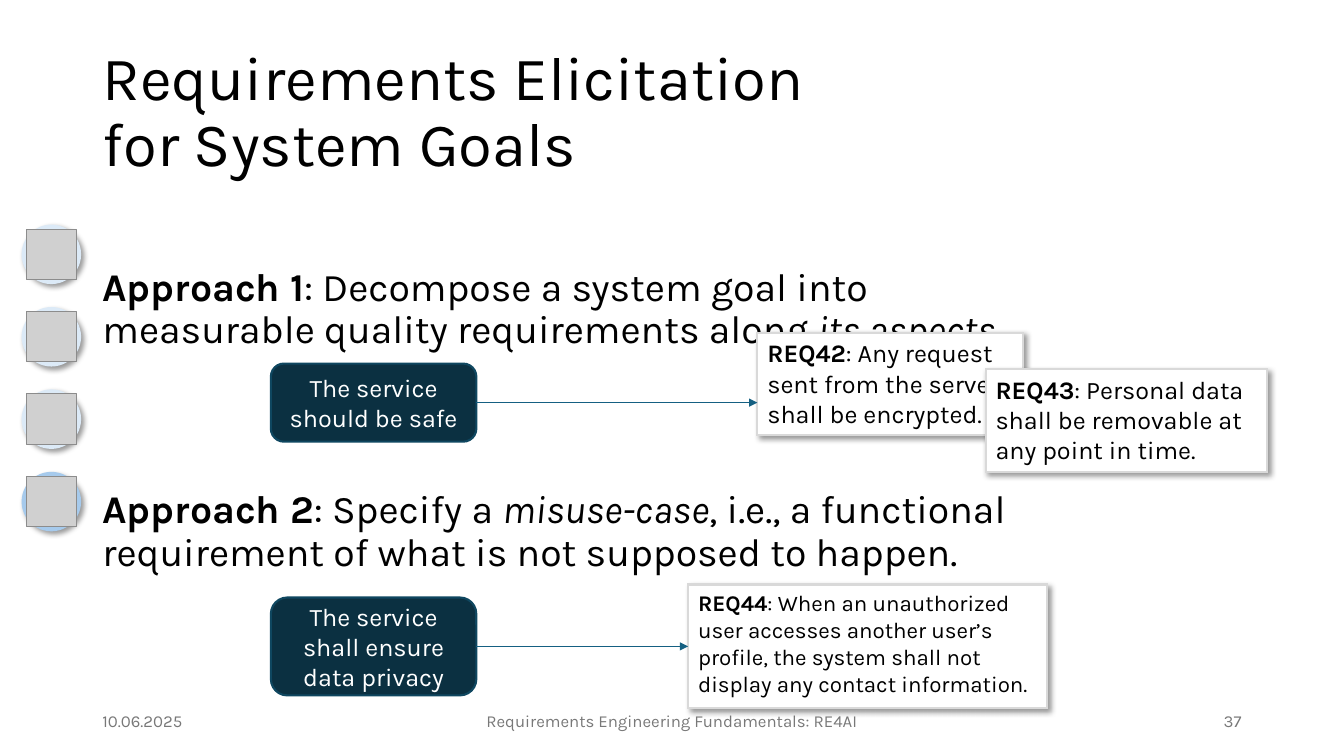
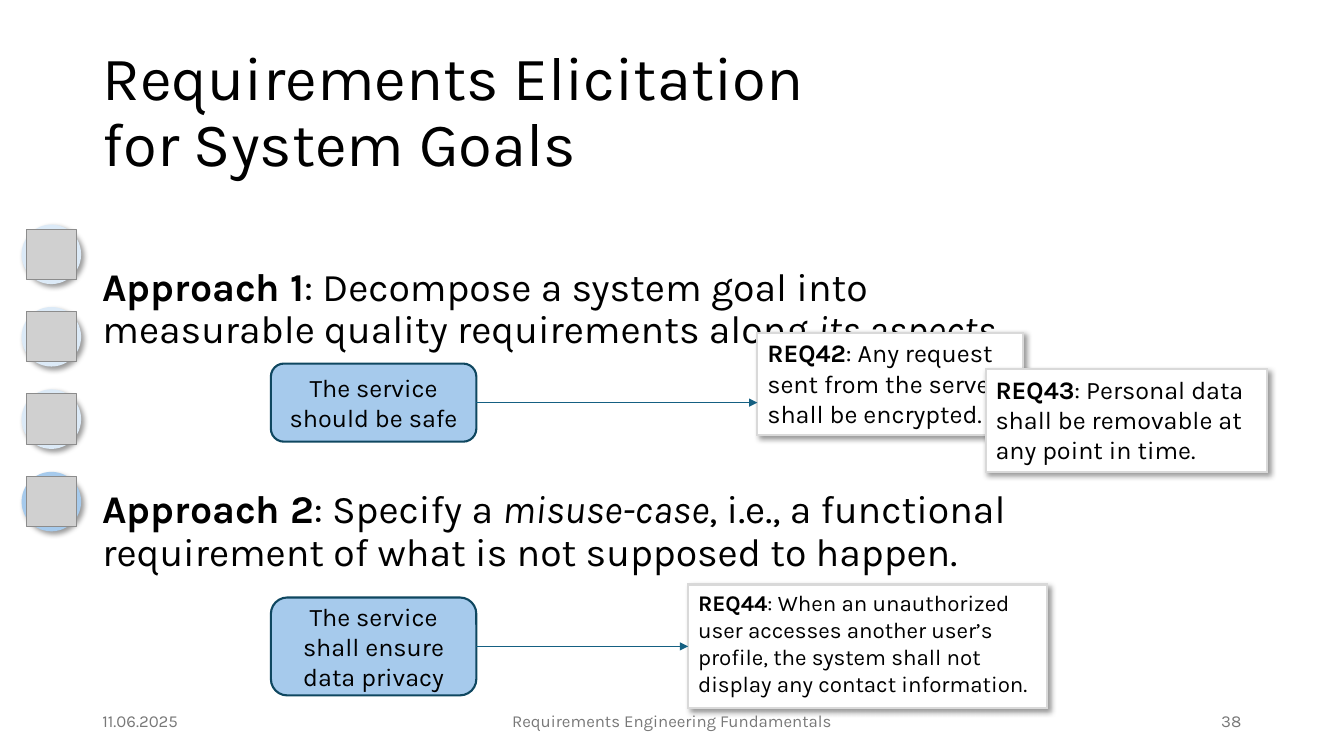
Before and after one commit to JulianFrattini/seminar-refun, a slide deck: slide 38 of slides/base/seminar-refun-base.pptx (slide 37 before the commit). Drawn at 1344x756 pixels with LibreOffice and Linux fonts; fonts in the diff are those of the drawing; grey boxes stand for pictures; background and template pictures are left out. Boxes give left, top, right and bottom in pixels: in the first picture for what was removed or moved away, otherwise in the second. Text is boxed around its words. In the diff, an @@ line names an element or a change of style, - is before the commit and + after.

```diff
--- a/slides/base/seminar-refun-base.pptx
+++ b/slides/base/seminar-refun-base.pptx
@@ rounded rectangle "The service should be safe" at (271,364,477,442): text colour #FFFFFF to #000000; fill #0B3041 to #A6CAEC @@
@@ rounded rectangle "The service shall ensure data ..." at (271,598,477,696): text colour #FFFFFF to #000000; fill #0B3041 to #A6CAEC @@
@@ text at (102,716,177,727): text changed @@
-10.06.2025
+11.06.2025
@@ text at (512,712,831,731): text changed @@
-Requirements Engineering Fundamentals: RE4AI
+Requirements Engineering Fundamentals
@@ page number at (1221,716,1241,727): text changed @@
-37
+38
```
Also in this commit, not shown: 41 other slides changed, 1 slide added, 5 other files.
